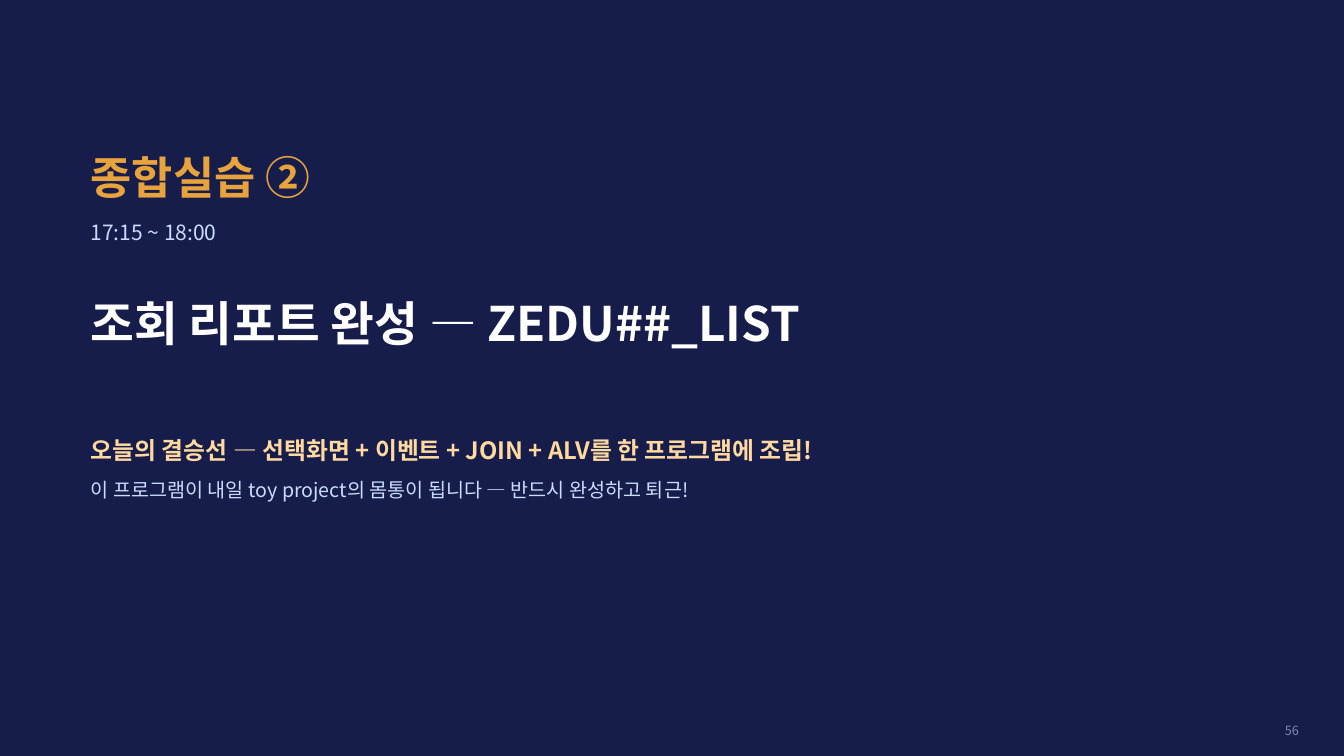
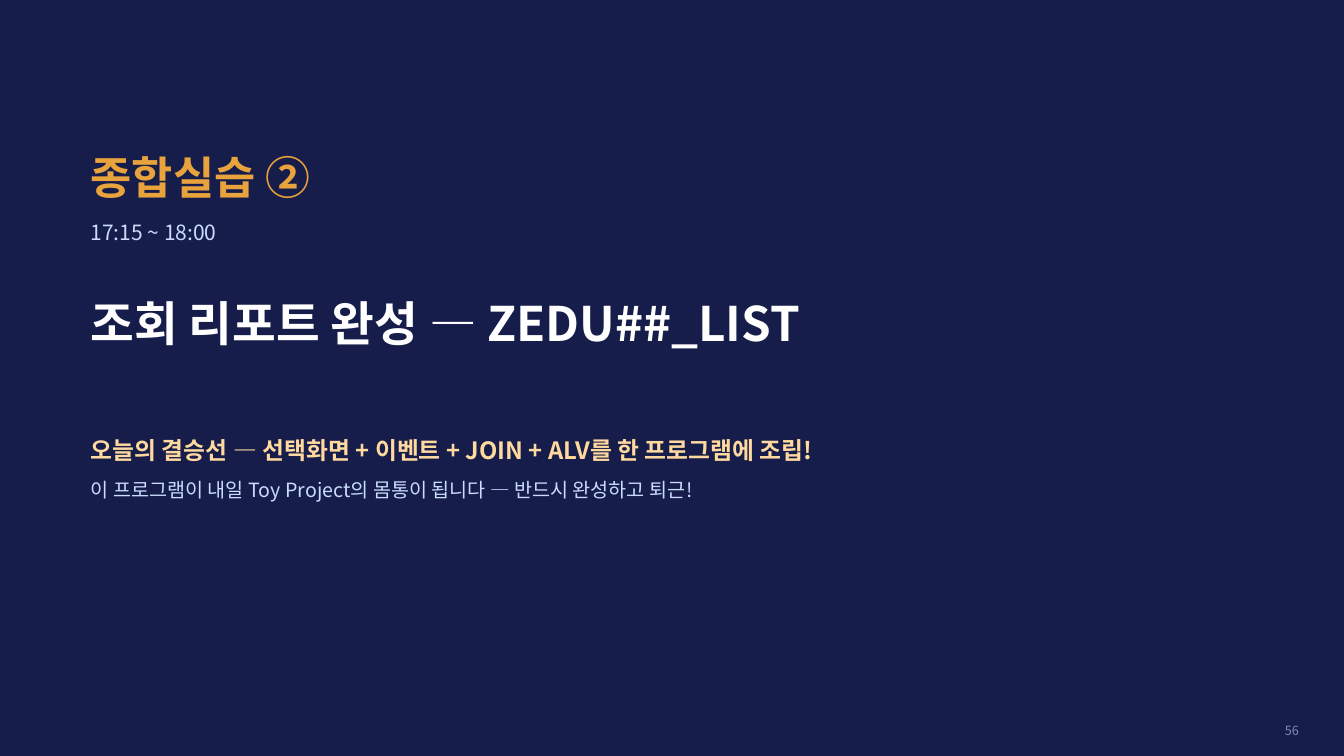
Before and after one commit to qdwe93/abap_beginner_2026, a slide deck: slide 56 of 50_슬라이드/SLIDES_Day2.pptx. Drawn at 1344x756 pixels with LibreOffice and Linux fonts; fonts in the diff are those of the drawing. Boxes give left, top, right and bottom in pixels: in the first picture for what was removed or moved away, otherwise in the second. Text is boxed around its words. In the diff, an @@ line names an element or a change of style, - is before the commit and + after.

```diff
--- a/50_슬라이드/SLIDES_Day2.pptx
+++ b/50_슬라이드/SLIDES_Day2.pptx
@@ text at (91,480,692,502): text changed @@
-이 프로그램이 내일 toy project의 몸통이 됩니다 — 반드시 완성하고 퇴근!
+이 프로그램이 내일 Toy Project의 몸통이 됩니다 — 반드시 완성하고 퇴근!
```
Also in this commit, not shown: 8 other slides changed, 6 other files.
